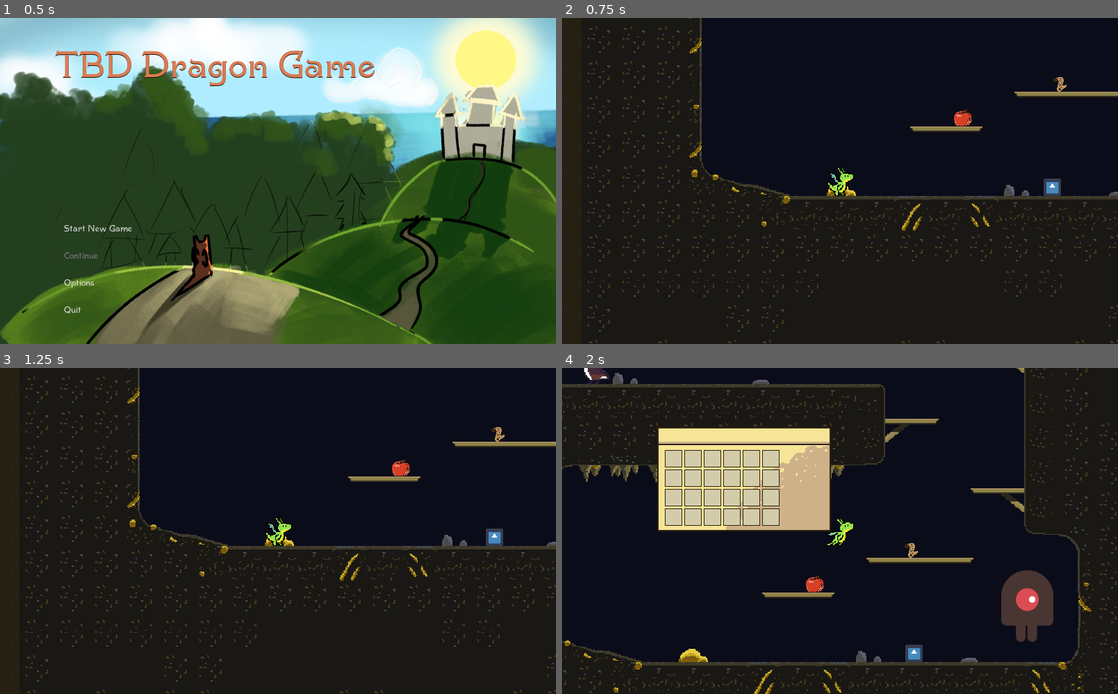
Above: before the commit, frames 1-4 (two rows, left to right).
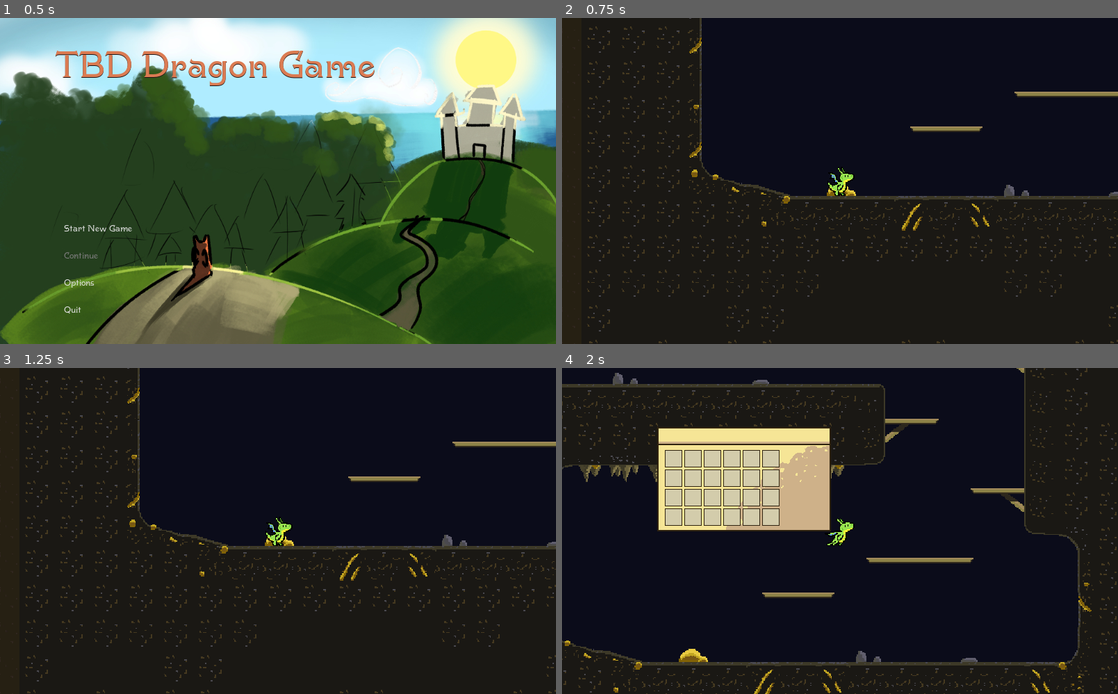
Above: after the commit, the same moments.

Repository: crawsoir/TBD-dragon-game
Game: Godot game, scene res://scenes/Main.tscn
Same seed, same stepped clock (60 frames per second), same inputs: the game is played once before the commit and once after it. The engine's default icon, where the game draws it, is replaced by a stand-in: a white triangle on a blue panel in a dark square.
Inputs (mouse positions are in pixels of both pictures, inside the frame that each line leads up to):
- Up to frame 1 (0.5 s): no input
- Up to frame 2 (0.75 s): click "Start New Game" at 0.5 s
- Up to frame 3 (1.25 s): no input
- Up to frame 4 (2 s): tap Enter at 1.25 s; move the mouse to (962, 514) at 1.27 s; hold Right (move_right) from 1.28 s (still down); tap B (bag) at 1.35 s; click (962, 514) at 1.42 s; tap Z (jump) at 1.52 s

Frame 1 is identical in both runs. In frame 2, 0.3% of the frame differs, in the area x 70-91%, y 18-55%; in frame 3, 0.3%; in frame 4, 2.1%, in the area x 3-89%, y 0-91%.

Commit message:
Add NPC sprites

Diff:
--- /dev/null
+++ b/TBD-dragon-game/entities/npc/Scripts/SnakeDialogue1.json
@@ -0,0 +1,5 @@
+[
+    {"Name": "Snake", "Emotion": "Neutral", "Text": "hello world", "Sound": "Normal", "Position": "Right"},
+    {"Name": "Me", "Emotion": "Happy", "Text": "here are some words words words words words words words words words words words wordswords words words wordswords", "Sound": "Normal", "Position": "Right"},
+    {"Name": "Me", "Emotion": "AngryFire", "Text": "whoaaaaaaaaaaaaaaaaaaaaaaaaaaaaaaaaaaaaaaaaaaaaaaaaaaaaaaaaaaaaaaaaaaaaaaaaaaaaaaaaaaaaaaaaaaaaaaaaaaaaaaaaaaaaaaaaaaaaaaaaaaaaaaaaaaaaaaaaaaaaaaaaaaaaaaaaaaaaaaaaaaaaaaaaaaaaaaaaaaaaaaaaaaaaaaaaaaaaaaaaaaaaaaaaaaaaaaaaaaaaaaaaaaaaaaaaaaaaaaaaaaaaaaaaaaaa", "Sound": "Normal"}
+]
--- a/TBD-dragon-game/entities/npc/npc.gd
+++ b/TBD-dragon-game/entities/npc/npc.gd
@@ -1,10 +1,11 @@
 extends KinematicBody2D
 
-export var active_type = "talk"
+export var hover_animation = "talk"
 export var has_gravity = true
 export var dialogue_path = ""
 export var wandering = true
-
+export var idle_animation = ""
+export var walk_animation = ""
 var can_interact = false
 
 var velocity = Vector2.ZERO
@@ -37,13 +38,13 @@
 		wander_velocity = -wander_velocity
 
 func play_animation():
-	$HoverSprite.animation = active_type
+	$HoverSprite.animation = hover_animation
 	$HoverSprite.visible = can_interact
 
 	if velocity.x != 0:
-		$NpcSprite.animation = "walk"
-	else:
-		$NpcSprite.animation = "idle"
+		$NpcSprite.animation = idle_animation
+	elif walk_animation != "":
+		$NpcSprite.animation = walk_animation
 
 func _input(event):
 	if Input.is_action_just_pressed("interact") and can_interact:
--- a/TBD-dragon-game/entities/npc/npc.tscn
+++ b/TBD-dragon-game/entities/npc/npc.tscn
@@ -1,6 +1,6 @@
-[gd_scene load_steps=14 format=2]
-
-[ext_resource path="res://icon.png" type="Texture" id=1]
+[gd_scene load_steps=41 format=2]
+
+[ext_resource path="res://entities/npc/npcs.png" type="Texture" id=1]
 [ext_resource path="res://entities/npc/npc.gd" type="Script" id=2]
 [ext_resource path="res://entities/npc/talk.png" type="Texture" id=3]
 [ext_resource path="res://entities/npc/question_mark.png" type="Texture" id=4]
@@ -12,16 +12,164 @@
 [sub_resource type="RectangleShape2D" id=4]
 extents = Vector2( 45.5, 26 )
 
+[sub_resource type="AtlasTexture" id=10]
+atlas = ExtResource( 1 )
+region = Rect2( 32, 128, 32, 32 )
+
+[sub_resource type="AtlasTexture" id=11]
+atlas = ExtResource( 1 )
+region = Rect2( 0, 96, 32, 32 )
+
+[sub_resource type="AtlasTexture" id=12]
+atlas = ExtResource( 1 )
+region = Rect2( 32, 96, 32, 32 )
+
+[sub_resource type="AtlasTexture" id=13]
+atlas = ExtResource( 1 )
+region = Rect2( 64, 96, 32, 32 )
+
+[sub_resource type="AtlasTexture" id=14]
+atlas = ExtResource( 1 )
+region = Rect2( 96, 96, 32, 32 )
+
+[sub_resource type="AtlasTexture" id=15]
+atlas = ExtResource( 1 )
+region = Rect2( 128, 96, 32, 32 )
+
+[sub_resource type="AtlasTexture" id=16]
+atlas = ExtResource( 1 )
+region = Rect2( 0, 128, 32, 32 )
+
+[sub_resource type="AtlasTexture" id=17]
+atlas = ExtResource( 1 )
+region = Rect2( 32, 32, 32, 32 )
+
+[sub_resource type="AtlasTexture" id=18]
+atlas = ExtResource( 1 )
+region = Rect2( 32, 32, 32, 32 )
+
+[sub_resource type="AtlasTexture" id=19]
+atlas = ExtResource( 1 )
+region = Rect2( 64, 32, 32, 32 )
+
+[sub_resource type="AtlasTexture" id=20]
+atlas = ExtResource( 1 )
+region = Rect2( 96, 32, 32, 32 )
+
+[sub_resource type="AtlasTexture" id=21]
+atlas = ExtResource( 1 )
+region = Rect2( 128, 32, 32, 32 )
+
+[sub_resource type="AtlasTexture" id=22]
+atlas = ExtResource( 1 )
+region = Rect2( 0, 64, 32, 32 )
+
+[sub_resource type="AtlasTexture" id=23]
+atlas = ExtResource( 1 )
+region = Rect2( 64, 128, 32, 32 )
+
+[sub_resource type="AtlasTexture" id=24]
+atlas = ExtResource( 1 )
+region = Rect2( 96, 128, 32, 32 )
+
+[sub_resource type="AtlasTexture" id=25]
+atlas = ExtResource( 1 )
+region = Rect2( 128, 0, 32, 32 )
+
+[sub_resource type="AtlasTexture" id=26]
+atlas = ExtResource( 1 )
+region = Rect2( 0, 32, 32, 32 )
+
+[sub_resource type="AtlasTexture" id=27]
+atlas = ExtResource( 1 )
+region = Rect2( 32, 64, 32, 32 )
+
+[sub_resource type="AtlasTexture" id=28]
+atlas = ExtResource( 1 )
+region = Rect2( 0, 0, 32, 32 )
+
+[sub_resource type="AtlasTexture" id=29]
+atlas = ExtResource( 1 )
+region = Rect2( 32, 0, 32, 32 )
+
+[sub_resource type="AtlasTexture" id=30]
+atlas = ExtResource( 1 )
+region = Rect2( 64, 0, 32, 32 )
+
+[sub_resource type="AtlasTexture" id=31]
+atlas = ExtResource( 1 )
+region = Rect2( 96, 0, 32, 32 )
+
+[sub_resource type="AtlasTexture" id=32]
+atlas = ExtResource( 1 )
+region = Rect2( 128, 128, 32, 32 )
+
+[sub_resource type="AtlasTexture" id=33]
+atlas = ExtResource( 1 )
+region = Rect2( 0, 160, 32, 32 )
+
+[sub_resource type="AtlasTexture" id=34]
+atlas = ExtResource( 1 )
+region = Rect2( 64, 64, 32, 32 )
+
+[sub_resource type="AtlasTexture" id=35]
+atlas = ExtResource( 1 )
+region = Rect2( 96, 64, 32, 32 )
+
+[sub_resource type="AtlasTexture" id=36]
+atlas = ExtResource( 1 )
+region = Rect2( 128, 64, 32, 32 )
+
 [sub_resource type="SpriteFrames" id=1]
 animations = [ {
-"frames": [ ExtResource( 1 ) ],
-"loop": true,
-"name": "idle",
-"speed": 5.0
-}, {
-"frames": [ ExtResource( 1 ) ],
-"loop": true,
-"name": "walk",
+"frames": [ SubResource( 10 ), SubResource( 11 ), SubResource( 11 ), SubResource( 11 ), SubResource( 11 ), SubResource( 11 ), SubResource( 11 ), SubResource( 12 ), SubResource( 13 ), SubResource( 14 ), SubResource( 14 ), SubResource( 14 ), SubResource( 15 ), SubResource( 16 ) ],
+"loop": true,
+"name": "AdventurerIdle",
+"speed": 4.0
+}, {
+"frames": [ SubResource( 17 ) ],
+"loop": true,
+"name": "CatIdle",
+"speed": 5.0
+}, {
+"frames": [ SubResource( 18 ), SubResource( 19 ) ],
+"loop": true,
+"name": "CatWalk",
+"speed": 5.0
+}, {
+"frames": [ SubResource( 20 ), SubResource( 20 ), SubResource( 20 ), SubResource( 21 ), SubResource( 22 ), SubResource( 22 ), SubResource( 22 ), SubResource( 22 ), SubResource( 21 ) ],
+"loop": true,
+"name": "CrowIdle",
+"speed": 3.0
+}, {
+"frames": [ SubResource( 23 ), SubResource( 24 ) ],
+"loop": true,
+"name": "FarmerIdle",
+"speed": 2.0
+}, {
+"frames": [ SubResource( 25 ), SubResource( 26 ) ],
+"loop": true,
+"name": "GhostIdle",
+"speed": 2.0
+}, {
+"frames": [ SubResource( 27 ) ],
+"loop": true,
+"name": "MossIdle",
+"speed": 5.0
+}, {
+"frames": [ SubResource( 28 ), SubResource( 29 ), SubResource( 30 ), SubResource( 31 ) ],
+"loop": true,
+"name": "RatIdle",
+"speed": 5.0
+}, {
+"frames": [ SubResource( 32 ), SubResource( 33 ) ],
+"loop": true,
+"name": "SnakeIdle",
+"speed": 3.0
+}, {
+"frames": [ SubResource( 34 ), SubResource( 34 ), SubResource( 34 ), SubResource( 35 ), SubResource( 36 ) ],
+"loop": true,
+"name": "SquirrelIdle",
 "speed": 5.0
 } ]
 
@@ -65,6 +213,7 @@
 } ]
 
 [node name="Npc" type="KinematicBody2D"]
+scale = Vector2( 1.5, 1.5 )
 collision_layer = 2
 collision_mask = 2
 script = ExtResource( 2 )
@@ -82,7 +231,8 @@
 [node name="NpcSprite" type="AnimatedSprite" parent="."]
 scale = Vector2( 0.5, 0.5 )
 frames = SubResource( 1 )
-animation = "idle"
+animation = "SnakeIdle"
+playing = true
 
 [node name="HoverSprite" type="AnimatedSprite" parent="."]
 position = Vector2( 0, -40 )
--- a/TBD-dragon-game/project.godot
+++ b/TBD-dragon-game/project.godot
@@ -149,6 +149,22 @@
  ]
 }
 
+[layer_names]
+
+2d_render/layer_5="enemies"
+2d_physics/layer_1="Player"
+2d_physics/layer_2="Scene Transitions"
+2d_physics/layer_3="Items"
+2d_physics/layer_4="NPCs"
+2d_physics/layer_5="Enemies"
+2d_physics/layer_6="Damage to Enemies"
+2d_physics/layer_7="Damage to Player"
+2d_navigation/layer_1="player"
+2d_navigation/layer_2="scene transitions"
+2d_navigation/layer_3="items"
+2d_navigation/layer_4="npcs"
+2d_navigation/layer_5="enemies"
+
 [physics]
 
 common/enable_pause_aware_picking=true
--- a/TBD-dragon-game/scenes/cave/starter_cave.tscn
+++ b/TBD-dragon-game/scenes/cave/starter_cave.tscn
@@ -6,10 +6,6 @@
 [ext_resource path="res://scenes/cave/assets/cloud.tscn" type="PackedScene" id=4]
 [ext_resource path="res://scenes/DetectionArea2D.tscn" type="PackedScene" id=5]
 [ext_resource path="res://scenes/cave/starter_cave.gd" type="Script" id=6]
-[ext_resource path="res://entities/item/Item.tscn" type="PackedScene" id=7]
-[ext_resource path="res://entities/temp_folder_harmful_block/HarmfulBlock.tscn" type="PackedScene" id=8]
-[ext_resource path="res://entities/enemy/BasicEnemy.tscn" type="PackedScene" id=9]
-[ext_resource path="res://entities/enemy/GooseEnemy.tscn" type="PackedScene" id=10]
 [ext_resource path="res://entities/npc/npc.tscn" type="PackedScene" id=11]
 
 [node name="StartingCave" type="Node2D"]
@@ -100,34 +96,12 @@
 format = 1
 tile_data = PoolIntArray( 655356, 61, 0, 655357, 61, 0, 655358, 61, 0, 655359, 61, 0, 589824, 61, 0, 589850, 61, 0, 589 …(1457 unchanged characters)…
 
-[node name="Apple" parent="." instance=ExtResource( 7 )]
-position = Vector2( 641, 2332 )
-scale = Vector2( 0.5, 0.5 )
-sprite_path = "res://entities/item/assets/Apple.png"
-item_name = "APPLE"
+[node name="NPC" type="Node" parent="."]
 
-[node name="Apple2" parent="." instance=ExtResource( 7 )]
-position = Vector2( 637, 2344 )
-scale = Vector2( 0.5, 0.5 )
-sprite_path = "res://entities/item/assets/Apple.png"
-item_name = "APPLE"
-
-[node name="Questitem1" parent="." instance=ExtResource( 7 )]
-position = Vector2( 817, 2271 )
-scale = Vector2( 0.5, 0.5 )
-sprite_path = "res://entities/item/assets/QuestItem1.png"
-item_name = "QUESTITEM1"
-
-[node name="HarmfulBlock" parent="." instance=ExtResource( 8 )]
-position = Vector2( 1030, 2393 )
-
-[node name="BasicEnemy" parent="." instance=ExtResource( 9 )]
-position = Vector2( 560, 1696 )
-
-[node name="GooseEnemy" parent="." instance=ExtResource( 10 )]
-position = Vector2( 231, 1951 )
-
-[node name="Npc" parent="." instance=ExtResource( 11 )]
-position = Vector2( 800, 2467 )
+[node name="Npc" parent="NPC" instance=ExtResource( 11 )]
+position = Vector2( 2539, 1647 )
+scale = Vector2( 2, 2 )
+wandering = false
+idle_animation = "CrowIdle"
 
 [connection signal="body_entered" from="SceneChangeMarkers/SceneChangePosMarker1/DetectionArea2D1" to="." method="_on_DetectionArea2D1_body_entered"]
Binary file added: TBD-dragon-game/entities/npc/npcs.png
Not shown, added: TBD-dragon-game/entities/npc/npcs.png.import
Binary file added: TBD-dragon-game/gui/assets/AdventurerExcited.png
Not shown, added: TBD-dragon-game/gui/assets/AdventurerExcited.png.import
Binary file added: TBD-dragon-game/gui/assets/AdventurerNeutral.png
Not shown, added: TBD-dragon-game/gui/assets/AdventurerNeutral.png.import
Binary file added: TBD-dragon-game/gui/assets/AdventurerSmug.png
Not shown, added: TBD-dragon-game/gui/assets/AdventurerSmug.png.import
Binary file added: TBD-dragon-game/gui/assets/CatAmused.png
Not shown, added: TBD-dragon-game/gui/assets/CatAmused.png.import
Binary file added: TBD-dragon-game/gui/assets/CatFunny.png
Not shown, added: TBD-dragon-game/gui/assets/CatFunny.png.import
(and 37 more such lines)
